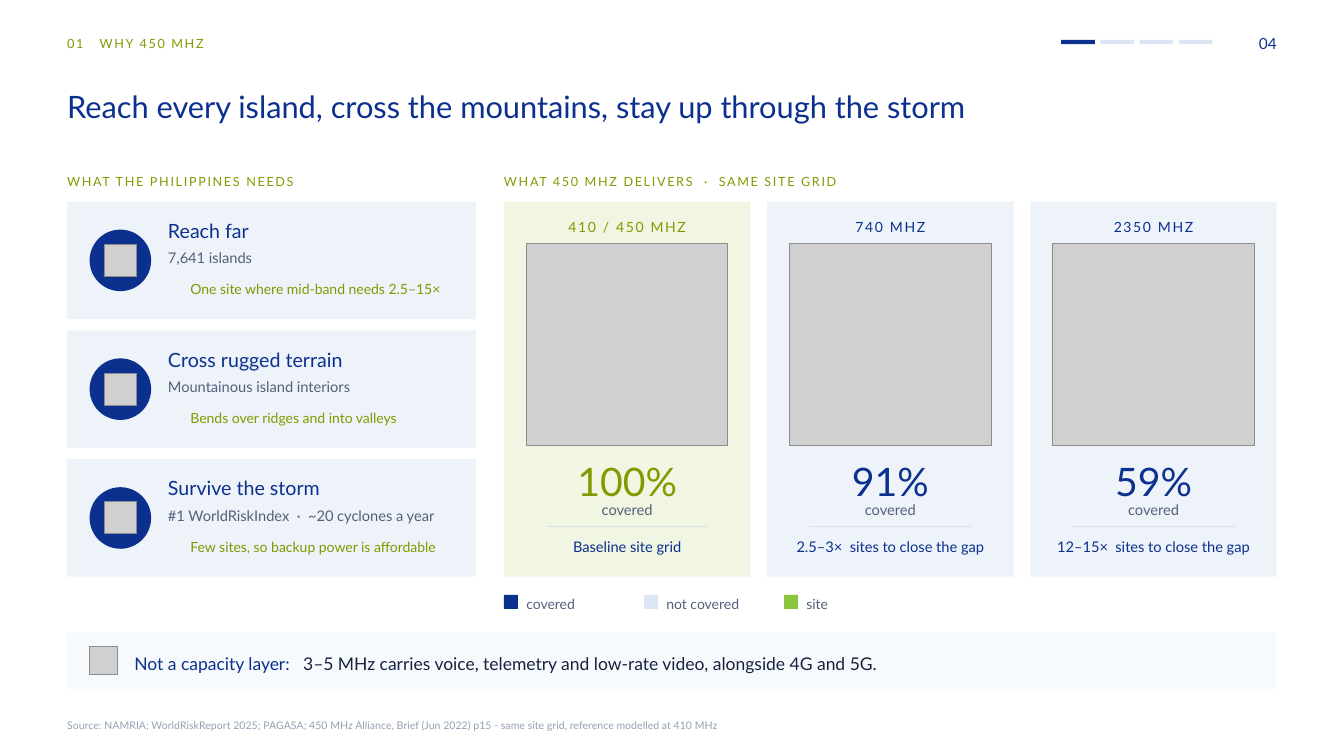
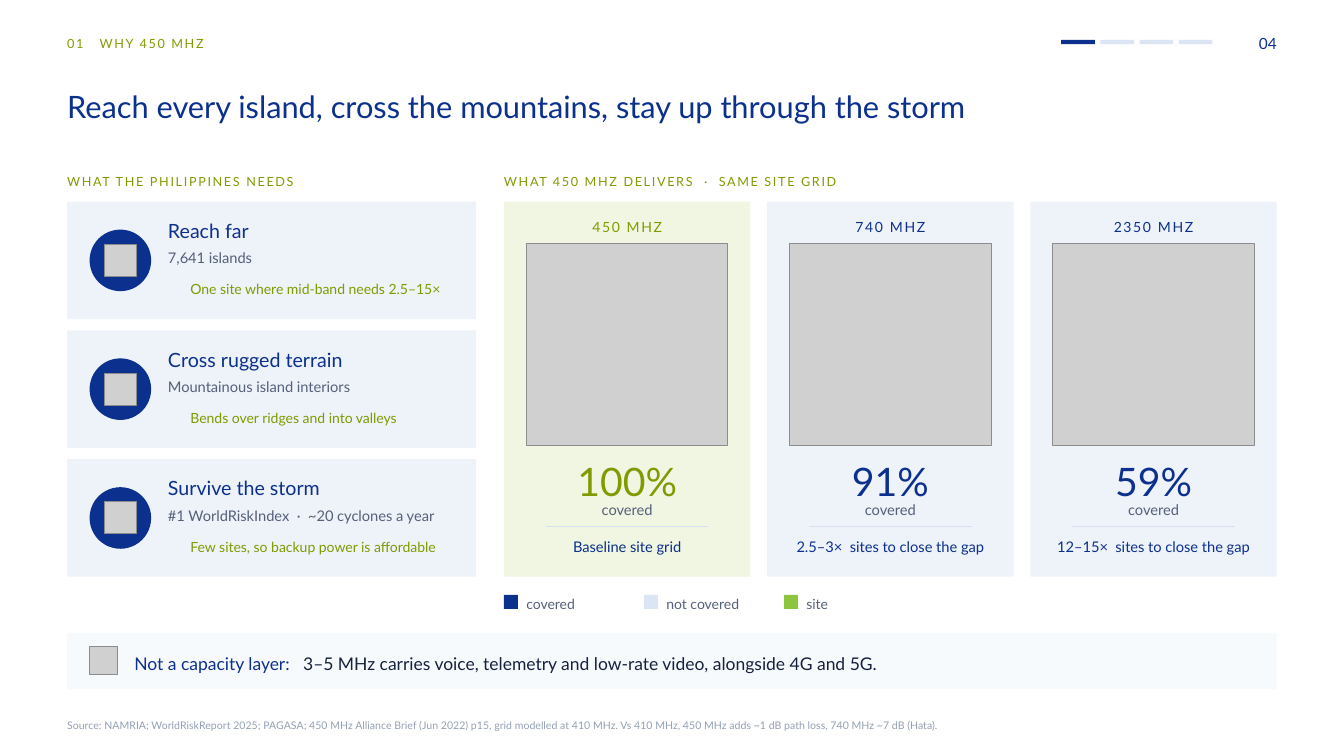
Before and after one commit to mearneste4-max/Philippines-450M, a slide deck: slide 4 of 01_交付物/菲律宾450M方案_v8.pptx. Drawn at 1344x756 pixels with LibreOffice and Linux fonts; fonts in the diff are those of the drawing; grey boxes stand for pictures; background and template pictures are left out. Boxes give left, top, right and bottom in pixels: in the first picture for what was removed or moved away, otherwise in the second. Text is boxed around its words. In the diff, an @@ line names an element or a change of style, - is before the commit and + after.

```diff
--- a/01_交付物/菲律宾450M方案_v8.pptx
+++ b/01_交付物/菲律宾450M方案_v8.pptx
@@ text at (592, 222, 662, 232): text changed @@
-410 / 450 MHZ
+450 MHZ
@@ text at (67, 721, 937, 731): text changed @@
-Source: NAMRIA; WorldRiskReport 2025; PAGASA; 450 MHz Alliance, Brief (Jun 2022) p15 - same site grid, reference modelled at 410 MHz
+Source: NAMRIA; WorldRiskReport 2025; PAGASA; 450 MHz Alliance Brief (Jun 2022) p15, grid modelled at 410 MHz. Vs 410 MHz, 450 MHz adds ~1 dB path loss, 740 MHz ~7 dB (Hata).
```
Also in this commit, not shown: 4 other files.
